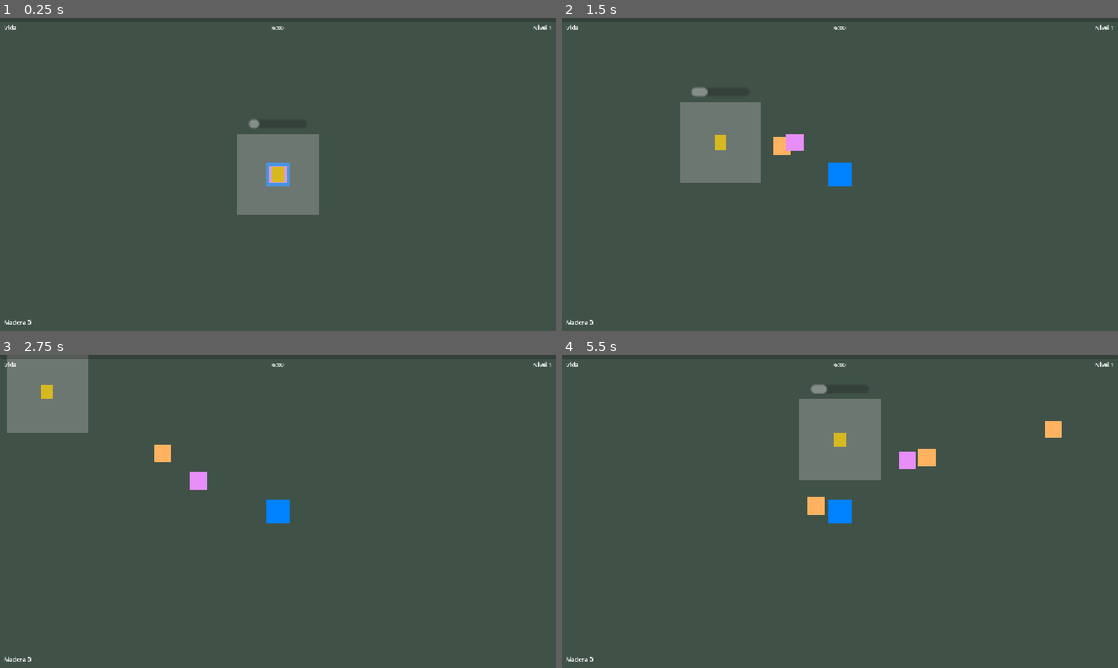
Above: before the commit, frames 1-4 (two rows, left to right).
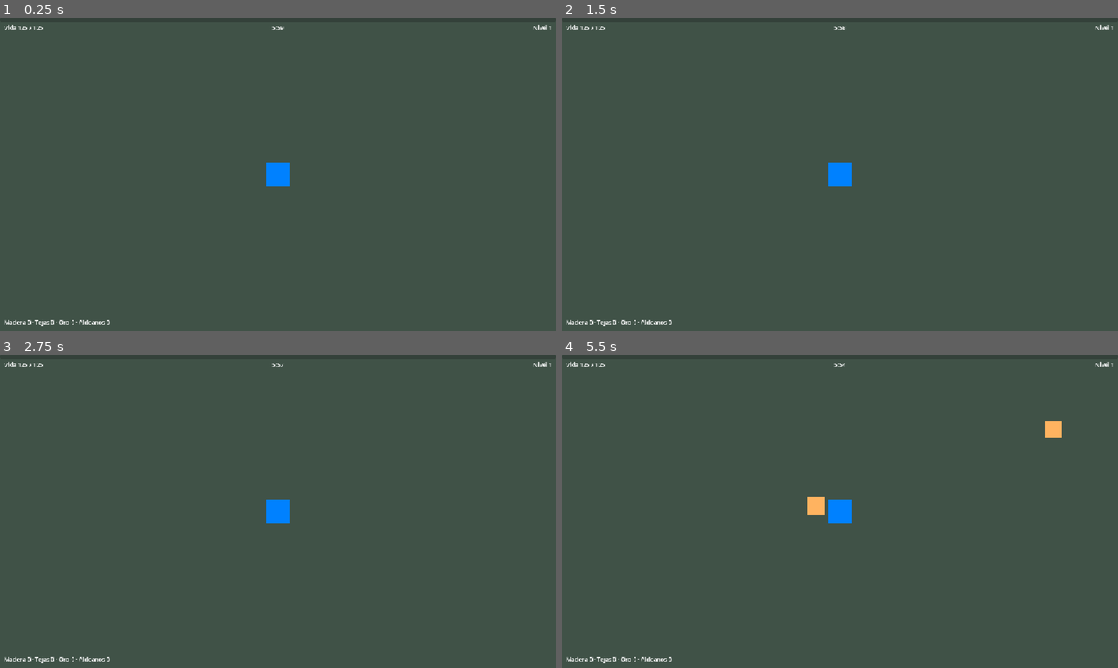
Above: after the commit, the same moments.

Repository: dotrashtrash-png/kintsugi
Game: Godot game, scene res://escenas/run/Run.tscn
The game is run twice, just before and just after one commit, with the same random seed, the same clock (stepped at 60 frames per second) and the same inputs. This scene is started directly instead of the project's main scene.
Inputs:
- Up to frame 1 (0.25 s): no input
- Up to frame 2 (1.5 s): tap Enter at 0.5 s; hold D (derecha) 0.53-1.28 s; hold S (abajo) from 1.28 s (still down)
- Up to frame 3 (2.75 s): release S (abajo) at 2.03 s; hold D (derecha) from 2.03 s (still down)
- Up to frame 4 (5.5 s): release D (derecha) at 2.78 s; hold W (arriba) 2.78-3.53 s; hold A (izquierda) 3.53-5.03 s; hold S (abajo) from 5.03 s (still down)

The runs differ from the first frame. In frame 1, 4.0% of the frame differs, in the area x 3-58%, y 2-99%; in frame 2, 4.3%; in frame 3, 4.1%; in frame 4, 4.4%, in the area x 3-68%, y 2-99%.
Error before the commit: Parse Error: Value of type "Dictionary" cannot be assigned to a variable of type "Array". (res://escenas/run/run.gd:89)

Commit message:
Correccion de el spawner de el kasa obake y chochin y rescate que aparecian en el mio, agregue el bug de run

Diff:
--- a/escenas/enemigos/Spawner.tscn
+++ b/escenas/enemigos/Spawner.tscn
@@ -1,18 +1,9 @@
 [gd_scene format=3 uid="uid://bo2usy14xe3vl"]
 
 [ext_resource type="Script" uid="uid://c8qsawv06kru0" path="res://escenas/enemigos/spawner.gd" id="1_ue853"]
-[ext_resource type="PackedScene" uid="uid://w5jjfmrpxs4f" path="res://escenas/enemigos/Chochin.tscn" id="2_rg8q8"]
-[ext_resource type="PackedScene" uid="uid://cli0ons300fe0" path="res://escenas/enemigos/KasaObake.tscn" id="3_4ttop"]
-[ext_resource type="PackedScene" uid="uid://g8r1xpqxxpuq" path="res://escenas/enemigos/Rescate.tscn" id="4_v3vs1"]
 
 [node name="Spawner" type="Node2D" unique_id=1972774240]
 script = ExtResource("1_ue853")
-
-[node name="Chochin" parent="." unique_id=6559204 instance=ExtResource("2_rg8q8")]
-
-[node name="KasaObake" parent="." unique_id=1302315464 instance=ExtResource("3_4ttop")]
-
-[node name="Rescate" parent="." unique_id=101728606 instance=ExtResource("4_v3vs1")]
 
 [node name="TimerOleada" type="Timer" parent="." unique_id=2079397531]
 wait_time = 1.2
--- a/escenas/enemigos/spawner.gd
+++ b/escenas/enemigos/spawner.gd
@@ -1,9 +1,9 @@
 extends Node2D
 
 # Arrastra cada tscn desde Sistema de archivos a estos campos del Inspector.
-@export var escena_chochin: PackedScene
-@export var escena_kasa: PackedScene
-@export var escena_rescate: PackedScene
+@export var escena_chochin: PackedScene = preload("res://escenas/enemigos/Chochin.tscn")
+@export var escena_kasa: PackedScene = preload("res://escenas/enemigos/KasaObake.tscn")
+@export var escena_rescate: PackedScene = preload("res://escenas/enemigos/Rescate.tscn")
 @export var tope := 150 # máximo de yokais vivos a la vez (la Web se traba con más)
 @export var distancia := 260.0 # a qué distancia del héroe aparecen: fuera de la pantalla
 
--- a/escenas/run/run.gd
+++ b/escenas/run/run.gd
@@ -82,7 +82,7 @@
 	# Hoy MEJORAS es una lista; la guía dice que Miguel la puede volver un diccionario.
 	# "lista" va sin tipo a propósito, para que este código sirva en los dos casos.
 	var lista = Heroes.MEJORAS
-	var todas: Array = []
+	var todas = []
 	if lista is Dictionary:
 		todas = lista.keys()
 	else:
